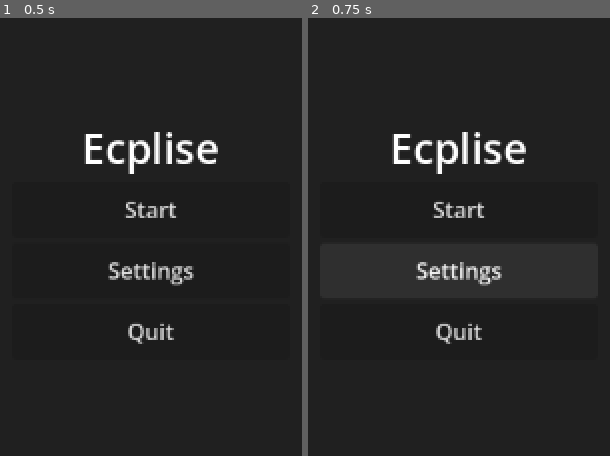
Above: before the commit, frames 1-2 (left to right).
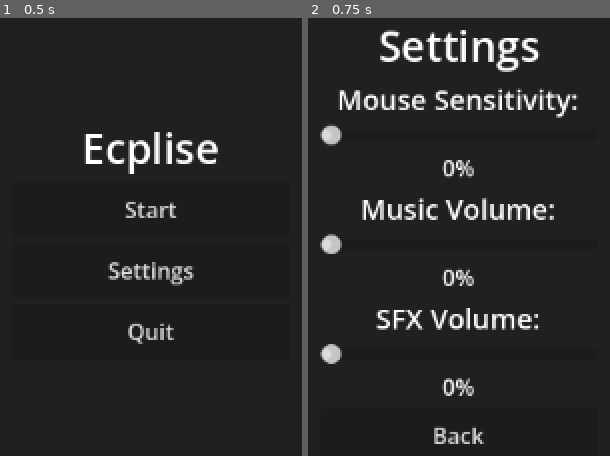
Above: after the commit, the same moments.

Repository: nrn5/AA26-Assignment
Game: Godot game, scene res://scenes/ui/main_menu.tscn
Same seed, same stepped clock (60 frames per second), same inputs: the game is played once before the commit and once after it. The project has no main scene, so this scene is started directly.
Inputs:
- Up to frame 1 (0.5 s): no input
- Up to frame 2 (0.75 s): click "Settings" at 0.5 s

Frame 1 is identical in both runs. In frame 2, 11% of the frame differs, in the area x 3-90%, y 2-98%.

Commit message:
update main menu

Diff:
--- a/eclipse/scenes/ui/main_menu.tscn
+++ b/eclipse/scenes/ui/main_menu.tscn
@@ -1,6 +1,7 @@
 [gd_scene format=3 uid="uid://cvoeehf02wwwn"]
 
 [ext_resource type="Script" uid="uid://dpn6voikjlprj" path="res://scripts/ui/main_menu.gd" id="1_sl1te"]
+[ext_resource type="PackedScene" uid="uid://n23g6prqf4dq" path="res://scenes/ui/settings_menu.tscn" id="2_fe2o3"]
 
 [node name="MainMenu" type="Control" unique_id=1220456684]
 layout_mode = 3
@@ -31,7 +32,7 @@
 [node name="Panel" type="Panel" parent="CenterContainer" unique_id=670379696]
 layout_mode = 2
 
-[node name="MarginContainer" type="MarginContainer" parent="CenterContainer/Panel" unique_id=1881217600]
+[node name="mgnMainMenu" type="MarginContainer" parent="CenterContainer/Panel" unique_id=1881217600]
 layout_mode = 1
 anchors_preset = 8
 anchor_left = 0.5
@@ -49,26 +50,43 @@
 theme_override_constants/margin_right = 40
 theme_override_constants/margin_bottom = 40
 
-[node name="VBoxContainer" type="VBoxContainer" parent="CenterContainer/Panel/MarginContainer" unique_id=1906772356]
+[node name="vbxMainMenu" type="VBoxContainer" parent="CenterContainer/Panel/mgnMainMenu" unique_id=1906772356]
 layout_mode = 2
 
-[node name="lblMainMenu" type="Label" parent="CenterContainer/Panel/MarginContainer/VBoxContainer" unique_id=346372423]
+[node name="lblMainMenu" type="Label" parent="CenterContainer/Panel/mgnMainMenu/vbxMainMenu" unique_id=346372423]
 layout_mode = 2
 theme_override_font_sizes/font_size = 30
 text = "Ecplise"
 horizontal_alignment = 1
 
-[node name="btnStart" type="Button" parent="CenterContainer/Panel/MarginContainer/VBoxContainer" unique_id=919392649]
+[node name="btnStart" type="Button" parent="CenterContainer/Panel/mgnMainMenu/vbxMainMenu" unique_id=919392649]
 custom_minimum_size = Vector2(200, 40)
 layout_mode = 2
 text = "Start"
 
-[node name="btnSettings" type="Button" parent="CenterContainer/Panel/MarginContainer/VBoxContainer" unique_id=1488465217]
+[node name="btnSettings" type="Button" parent="CenterContainer/Panel/mgnMainMenu/vbxMainMenu" unique_id=1488465217]
 custom_minimum_size = Vector2(200, 40)
 layout_mode = 2
 text = "Settings"
 
-[node name="btnQuit" type="Button" parent="CenterContainer/Panel/MarginContainer/VBoxContainer" unique_id=1131592481]
+[node name="btnQuit" type="Button" parent="CenterContainer/Panel/mgnMainMenu/vbxMainMenu" unique_id=1131592481]
 custom_minimum_size = Vector2(200, 40)
 layout_mode = 2
 text = "Quit"
+
+[node name="SettingsMenu" parent="." unique_id=1459943565 instance=ExtResource("2_fe2o3")]
+visible = false
+layout_mode = 0
+anchors_preset = 0
+anchor_right = 0.0
+anchor_bottom = 0.0
+offset_left = 576.0
+offset_top = 324.0
+offset_right = 576.0
+offset_bottom = 324.0
+grow_horizontal = 1
+grow_vertical = 1
+
+[connection signal="pressed" from="CenterContainer/Panel/mgnMainMenu/vbxMainMenu/btnStart" to="." method="_on_start_pressed"]
+[connection signal="pressed" from="CenterContainer/Panel/mgnMainMenu/vbxMainMenu/btnSettings" to="." method="_on_settings_pressed"]
+[connection signal="pressed" from="CenterContainer/Panel/mgnMainMenu/vbxMainMenu/btnQuit" to="." method="_on_quit_pressed"]
--- a/eclipse/scripts/ui/main_menu.gd
+++ b/eclipse/scripts/ui/main_menu.gd
@@ -1,11 +1,23 @@
 extends Control
 
+@onready var settings_menu = $SettingsMenu
+@onready var main_menu = $CenterContainer
 
-# Called when the node enters the scene tree for the first time.
 func _ready():
-	pass # Replace with function body.
+	settings_menu.hide()
+	settings_menu.back_pressed.connect(_on_settings_back)
 
+# { MENU BTNS }
+func _on_start_pressed():
+	get_tree().change_scene_to_file("res://scenes/main/main.tscn")
 
-# Called every frame. 'delta' is the elapsed time since the previous frame.
-func _process(delta):
-	pass
+func _on_settings_pressed():
+	settings_menu.show()
+	main_menu.hide()
+
+func _on_quit_pressed():
+	get_tree().quit()
+
+func _on_settings_back():
+	settings_menu.hide()
+	main_menu.show()
